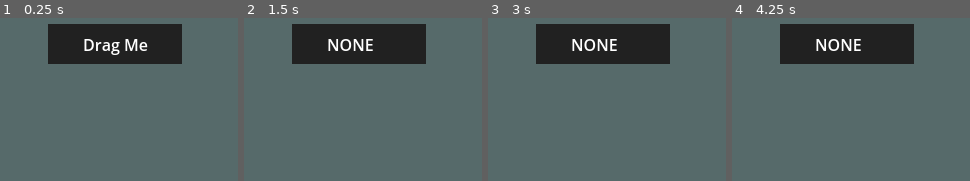
Above: before the commit, frames 1-4 (left to right).
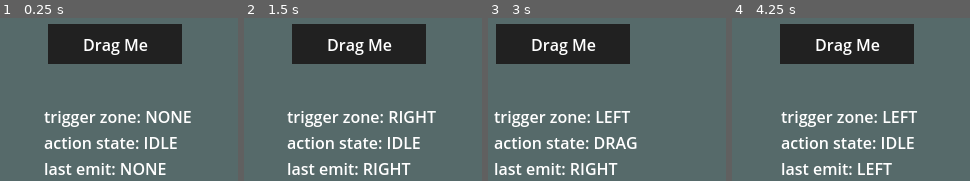
Above: after the commit, the same moments.

Repository: davidbragg/godot-experiments
Game: Godot game, scene res://scenes/main.tscn
The game is run twice, just before and just after one commit, with the same random seed, the same clock (stepped at 60 frames per second) and the same inputs.
Inputs (mouse positions are in pixels of both pictures, inside the frame that each line leads up to):
- Up to frame 1 (0.25 s): no input
- Up to frame 2 (1.5 s): tap Enter at 0.5 s; drag from (358, 44) to (outside the picture) at 0.52 s; drag from (258, 68) to (334, 143) at 1.27 s
- Up to frame 3 (3 s): tap Space at 2 s; move the mouse to (outside the picture) at 2.02 s; click (outside the picture) at 2.17 s; tap Enter at 2.75 s; drag from (578, 143) to (outside the picture) at 2.77 s
- Up to frame 4 (4.25 s): move the mouse to (outside the picture) at 3.52 s; click (outside the picture) at 3.67 s

The runs differ from the first frame. In frame 1, 5.8% of the frame differs, in the area x 18-81%, y 57-97%; in frame 2, 7.1%; in frame 3, 15%, in the area x 2-77%, y 3-97%; in frame 4, 6.6%.

Commit message:
add tween to draggable node release

Diff:
--- a/elastic-controls/scenes/draggable_color_rect.tscn
+++ b/elastic-controls/scenes/draggable_color_rect.tscn
@@ -26,4 +26,21 @@
 mouse_filter = 1
 text = "Drag Me"
 
+[node name="DebugInfo" type="Label" parent="."]
+visible = false
+layout_mode = 1
+anchors_preset = 8
+anchor_left = 0.5
+anchor_top = 0.5
+anchor_right = 0.5
+anchor_bottom = 0.5
+offset_left = -30.0
+offset_top = 87.0
+offset_right = 35.0
+offset_bottom = 110.0
+grow_horizontal = 2
+grow_vertical = 2
+mouse_filter = 1
+text = "Drag Me"
+
 [connection signal="gui_input" from="." to="." method="_on_gui_input"]
--- a/elastic-controls/src/draggable_color_rect.gd
+++ b/elastic-controls/src/draggable_color_rect.gd
@@ -2,18 +2,23 @@
 
 enum ConstraintAxis {X, Y}
 enum Trigger { NONE, LEFT, RIGHT, TOP, BOTTOM }
+enum Action { IDLE, DRAG, RELEASED }
 
 # the maximum range the node can move
 @export var max_offset: Vector2 = Vector2(100, 100)
-# the threshold of movement of center before a trigger is set
+# the threshold of movement off center before a trigger is set
 @export var trigger_threshold: int = 90
 @export var constrain_axis_direction: ConstraintAxis = ConstraintAxis.X
+@export var release_tween_length: float = 0.3
 
 # set to (inf, inf) to act as a null/unset state
-var node_start_position: Vector2 = Vector2.INF
+var node_start_position: Vector2
 var trigger_state: Trigger = Trigger.NONE
+var action_state: Action = Action.IDLE
+var tween = Tween.new()
+var last_emit: String = "last emit: NONE"
 
-# assert valid export variable on ready
+# assert valid export variables on ready
 func _ready() -> void:
 	assert(trigger_threshold > 0, "Trigger Threshold must be greater than 0.")
 
@@ -22,24 +27,30 @@
 	else:
 		assert(max_offset.y >= trigger_threshold, "Trigger Threshold > Max Offset y. Trigger is unreachable.")
 
+	node_start_position = position
+
+	if OS.is_debug_build():
+		debug_info()
+		$DebugInfo.visible = true
+
 func _on_gui_input(event: InputEvent) -> void:
-	# check if set to (inf, inf) before setting the node_start_positon
-	# ensures we set the node_start_position only the first time we click it
-	if (node_start_position == Vector2.INF && event is InputEventMouseButton && event.pressed == true):
-		node_start_position = position
-	if (event is InputEventMouseButton && event.pressed == false):
-		if (trigger_state != Trigger.NONE):
-			emit_trigger()
-		# TODO: tween back to node_start_position
-		position = node_start_position
-		set_state(Trigger.NONE)
-	if (event is InputEventMouseMotion && event.button_mask == 1):
+	# on left click release when Action.DRAG
+	if (event is InputEventMouseButton && event.pressed == false && action_state == Action.DRAG):
+		emit_trigger()
+		set_action(Action.RELEASED)
+		reset_position()
+
+	# on left drag while !Action.RELEASED
+	if (event is InputEventMouseMotion && event.button_mask == 1 && action_state != Action.RELEASED):
+		if action_state != Action.DRAG:
+			set_action(Action.DRAG)
 		drag_node(event)
 
+# follow the drag event to the max_offset values and track against position triggers
 func drag_node(event: InputEvent) -> void:
 	var new_position = position + event.relative
 	new_position = new_position.clamp(node_start_position - max_offset, node_start_position + max_offset)
-#
+
 	if constrain_axis_direction == ConstraintAxis.X:
 		new_position.y = node_start_position.y
 	if constrain_axis_direction == ConstraintAxis.Y:
@@ -50,28 +61,50 @@
 	match trigger_state:
 		Trigger.NONE:
 			if (position_offset.x > trigger_threshold):
-				set_state(Trigger.LEFT)
+				set_trigger(Trigger.LEFT)
 			elif (position_offset.x < -trigger_threshold):
-				set_state(Trigger.RIGHT)
+				set_trigger(Trigger.RIGHT)
 			if (position_offset.y > trigger_threshold):
-				set_state(Trigger.TOP)
+				set_trigger(Trigger.TOP)
 			elif (position_offset.y < -trigger_threshold):
-				set_state(Trigger.BOTTOM)
+				set_trigger(Trigger.BOTTOM)
 		Trigger.LEFT, Trigger.RIGHT:
 			if (abs(position_offset.x) < trigger_threshold):
-				set_state(Trigger.NONE)
+				set_trigger(Trigger.NONE)
 		Trigger.TOP, Trigger.BOTTOM:
 			if (abs(position_offset.y) < trigger_threshold):
-				set_state(Trigger.NONE)
+				set_trigger(Trigger.NONE)
 
-	# TODO: elastic stretch movement to drag - log function?
 	position = new_position
 
-func set_state(state: Trigger) -> void:
+func set_trigger(state: Trigger) -> void:
 	trigger_state = state
-	$Label.text = Trigger.keys()[trigger_state]
+	debug_info()
+
+func set_action(state: Action) -> void:
+	action_state = state
+	debug_info()
 
 func emit_trigger() -> void:
-	print(str("emit behaviour for: ", Trigger.keys()[trigger_state]))
+	last_emit ="last emit: " + Trigger.keys()[trigger_state]
+	debug_info()
 	# emit signal to be handled by another script
 	# draggable_node.emit(Trigger.STATE)
+
+func reset_position() -> void:
+	# it is normal to put an if tween: tween.kill() here to prevent repeatedly creating tweens
+	# we should never get here during an active tween due to tracking on action_state
+	tween = create_tween()
+	# tweens run sequentially
+	# return the node back to the node_start_position
+	tween.set_trans(Tween.TRANS_CUBIC).set_ease(Tween.EASE_OUT)
+	tween.tween_property(self, "position", node_start_position, release_tween_length)
+	# on tween complete, call set_action(Action.IDLE)
+	tween.tween_callback(set_action.bind(Action.IDLE))
+
+func debug_info() -> void:
+	if !OS.is_debug_build():
+		return
+	var trigger_zone = "trigger zone: " + Trigger.keys()[trigger_state]
+	var action_state ="action state: " + Action.keys()[action_state]
+	$DebugInfo.text = trigger_zone + "\n" + action_state + "\n" + last_emit
